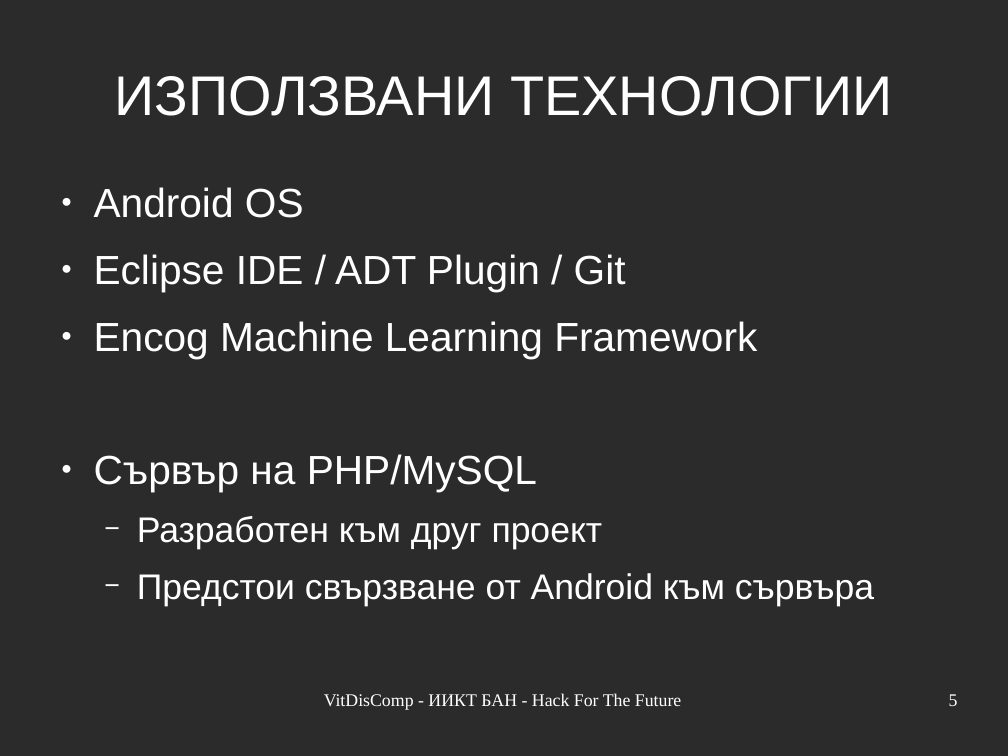
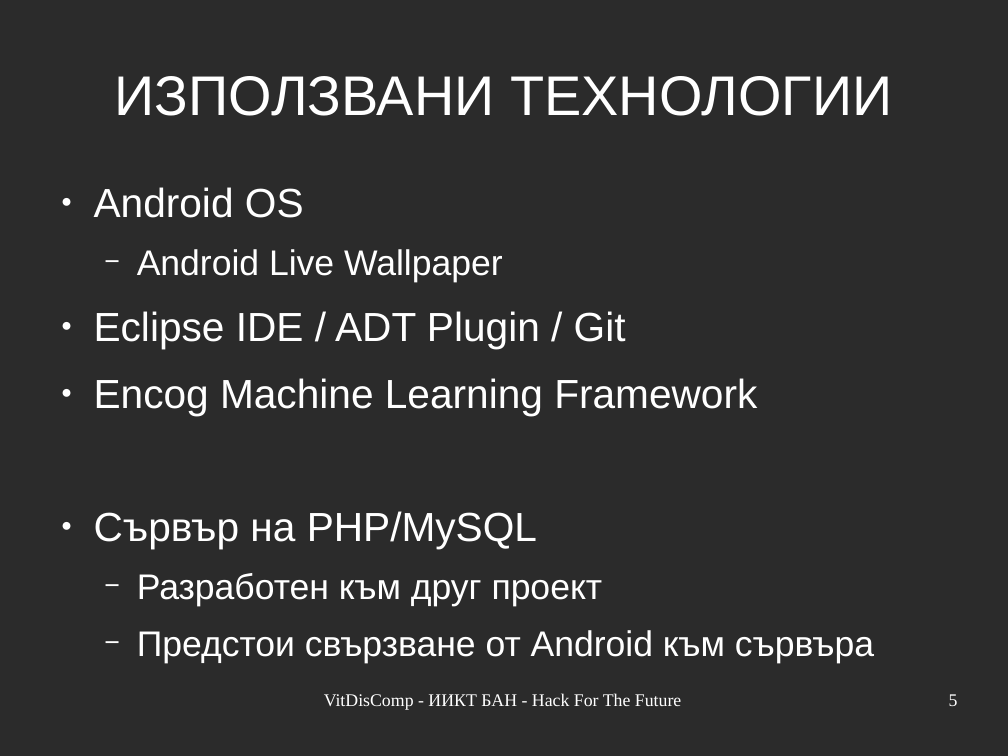
Before and after one commit to VelbazhdSoftwareLLC/Vitosha-Trade-Android-Client, a slide deck: slide 5 of doc/Hack_Together_IICT_BAS_02Oct2016.odp. Drawn at 1008x756 pixels with LibreOffice and Linux fonts; fonts in the diff are those of the drawing; background and template pictures are left out; a plain dark background stands for a picture behind light text. Boxes give left, top, right and bottom in pixels: in the first picture for what was removed or moved away, otherwise in the second. Text is boxed around its words. In the diff, an @@ line names an element or a change of style, - is before the commit and + after.

```diff
--- a/doc/Hack_Together_IICT_BAS_02Oct2016.odp
+++ b/doc/Hack_Together_IICT_BAS_02Oct2016.odp
@@ text at box(137, 249, 503, 282): paragraph added @@
+  − Android Live Wallpaper
```
Also in this commit, not shown: 1 other slide changed, 3 other files.
